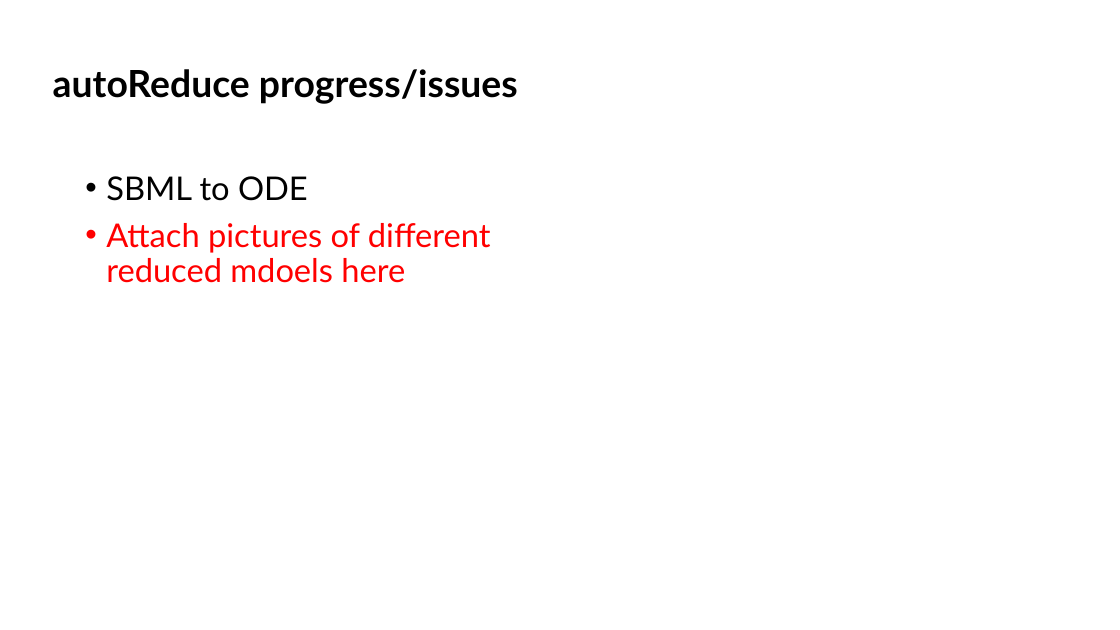
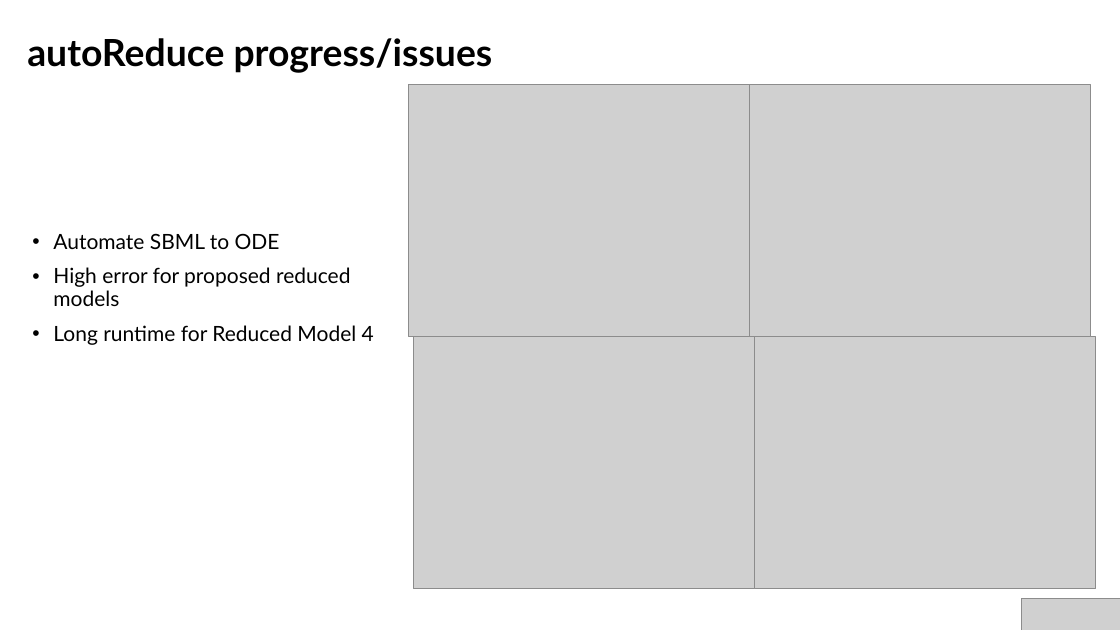
Before and after one commit to AnkitaRoychoudhury/ug_murray, a slide deck: slide 8 of miscellaneous/presentations/20200715_syncell_mtg.pptx (slide 7 before the commit). Drawn at 1120x630 pixels with LibreOffice and Linux fonts; fonts in the diff are those of the drawing; grey boxes stand for pictures. Boxes give left, top, right and bottom in pixels: in the first picture for what was removed or moved away, otherwise in the second. Text is boxed around its words. In the diff, an @@ line names an element or a change of style, - is before the commit and + after.

```diff
--- a/miscellaneous/presentations/20200715_syncell_mtg.pptx
+++ b/miscellaneous/presentations/20200715_syncell_mtg.pptx
@@ title "autoReduce progress/issues": place and size @@
-title "autoReduce progress/issues" at (53,69,518,104)
+title "autoReduce progress/issues" at (27,38,493,73)
@@ picture added at (408,85,749,337) @@
@@ picture added at (749,85,1091,337) @@
@@ text at (53,233,374,345): text changed; size 28 to 18 pt; text colour #FF0000 to #000000 @@
-• SBML to ODE
-• Attach pictures of different reduced mdoels here
+• Automate SBML to ODE
+• High error for proposed reduced models
+• Long runtime for Reduced Model 4
@@ picture added at (413,337,755,589) @@
@@ picture added at (755,337,1096,589) @@
@@ picture added at (1022,598,1120,630) @@
```
Also in this commit, not shown: 7 other slides changed, 6 slides added, 2 slides removed, 27 other files.
